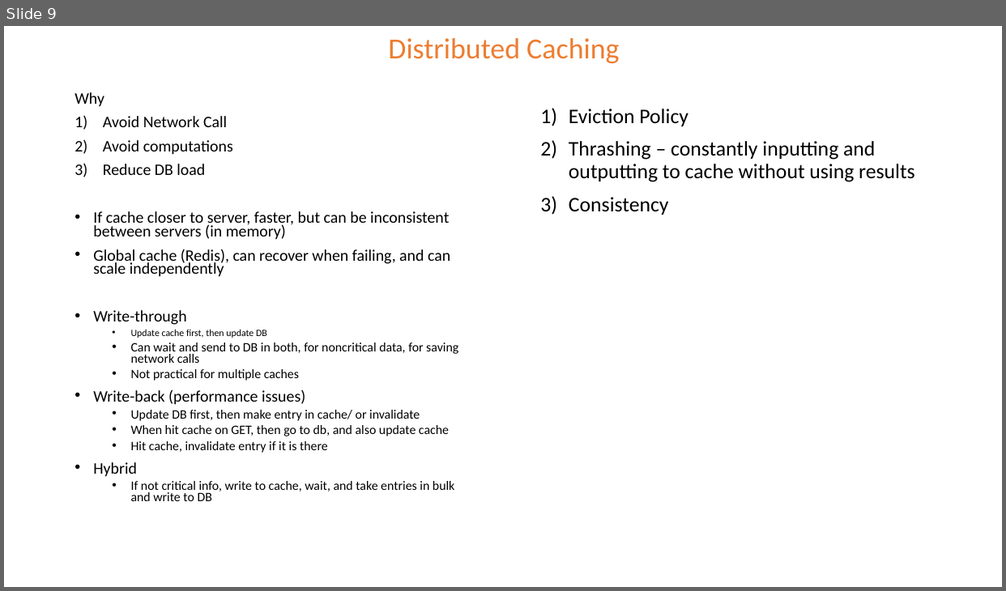
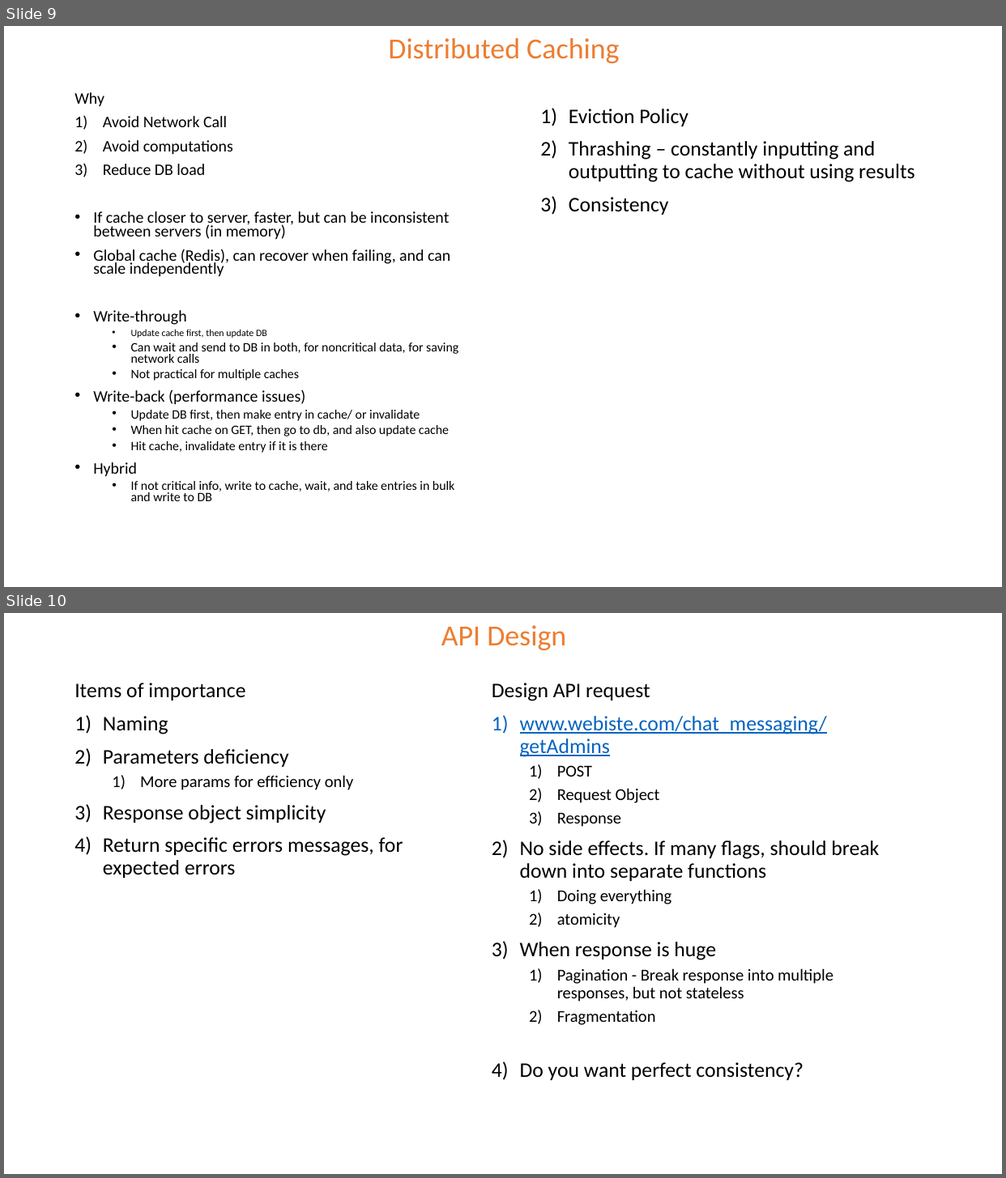
Before and after one commit to the-potato-man/Leetcode, a slide deck: design/System Design Notes.pptx. Shown one above the other, each under a label of ours: slide 9 before the commit, slides 9 and 10 after it. The pictures are 1006x591 and 1006x1178 pixels, drawn with LibreOffice and Linux fonts; fonts in the diff are those of the drawing. Boxes give left, top, right and bottom in pixels: in the first picture for what was removed or moved away, otherwise in the second. Text is boxed around its words. In the diff, an @@ line names an element or a change of style, - is before the commit and + after.

```diff
--- a/design/System Design Notes.pptx
+++ b/design/System Design Notes.pptx
@@ slide 10 added at (x1=4, y1=613, x2=1002, y2=1174), background #FFFFFF @@
@@ text added at (x1=441, y1=625, x2=566, y2=650), 28 pt, text #ED7D31 @@
+API Design
@@ text added at (x1=74, y1=683, x2=403, y2=878), 20 pt, text #000000 @@
+Items of importance
+1) Naming
+2) Parameters deficiency
+  1) More params for efficiency only
+3) Response object simplicity
+4) Return specific errors messages, for expected errors
@@ text added at (x1=492, y1=683, x2=879, y2=1080), 20 pt, text #000000 @@
+Design API request
+1) www.webiste.com/chat_messaging/getAdmins
+  1) POST
+  2) Request Object
+  3) Response
+2) No side effects. If many flags, should break down into separate functions
+  1) Doing everything
+  2) atomicity
+3) When response is huge
+  1) Pagination - Break response into multiple responses, but not stateless
+  2) Fragmentation
+4) Do you want perfect consistency?
```
